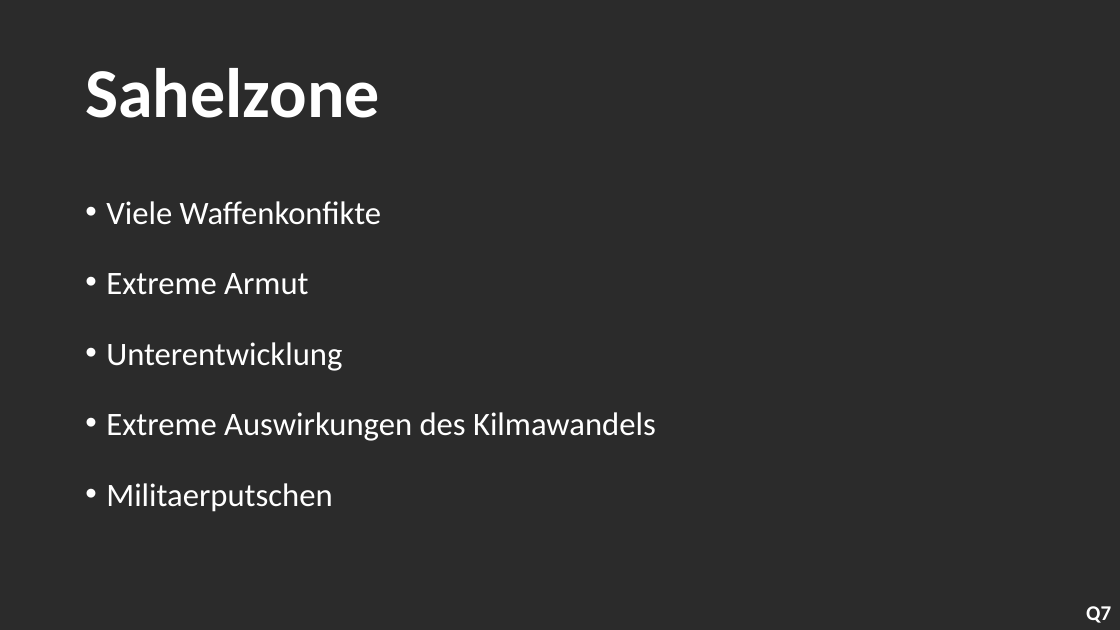
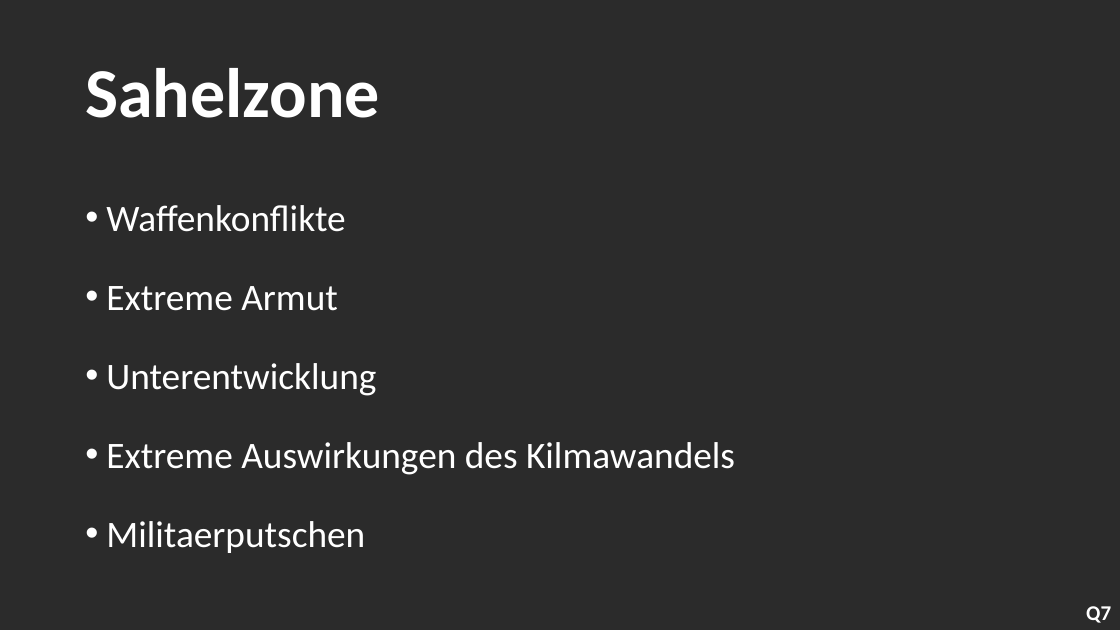
Before and after one commit to AH1M1-Org/School, a slide deck: slide 11 of Gesellschaftslehre/001_Gesellschaftlehre_Wochenbericht.pptx. Drawn at 1120x630 pixels with LibreOffice and Linux fonts; fonts in the diff are those of the drawing; background and template pictures are left out; a plain dark background stands for a picture behind light text. Boxes give left, top, right and bottom in pixels: in the first picture for what was removed or moved away, otherwise in the second. Text is boxed around its words. In the diff, an @@ line names an element or a change of style, - is before the commit and + after.

```diff
--- a/Gesellschaftslehre/001_Gesellschaftlehre_Wochenbericht.pptx
+++ b/Gesellschaftslehre/001_Gesellschaftlehre_Wochenbericht.pptx
@@ text at [106,205,345,232]: text changed; size 28 to 32 pt @@
-• Viele Waffenkonfikte
+• Waffenkonflikte
@@ text at [106,286,735,553]: size 28 to 32 pt in "Extreme Armut", "Unterentwicklung", "Extreme Auswirkungen des Kilmawandels", "Militaerputschen" @@
```
Also in this commit, not shown: 7 other slides changed, 1 other file.
